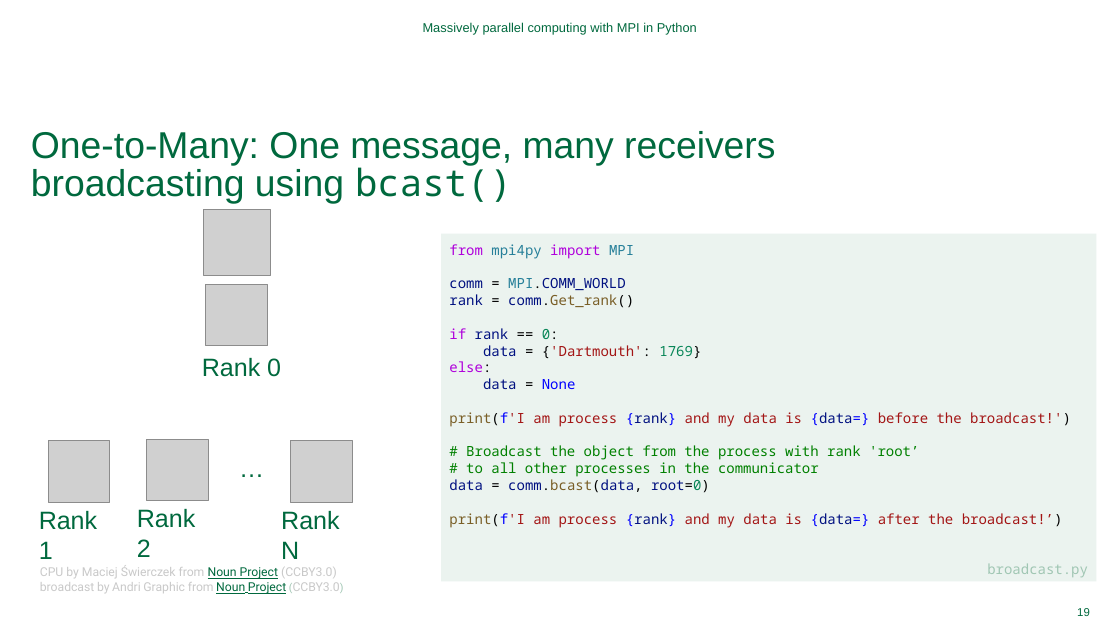
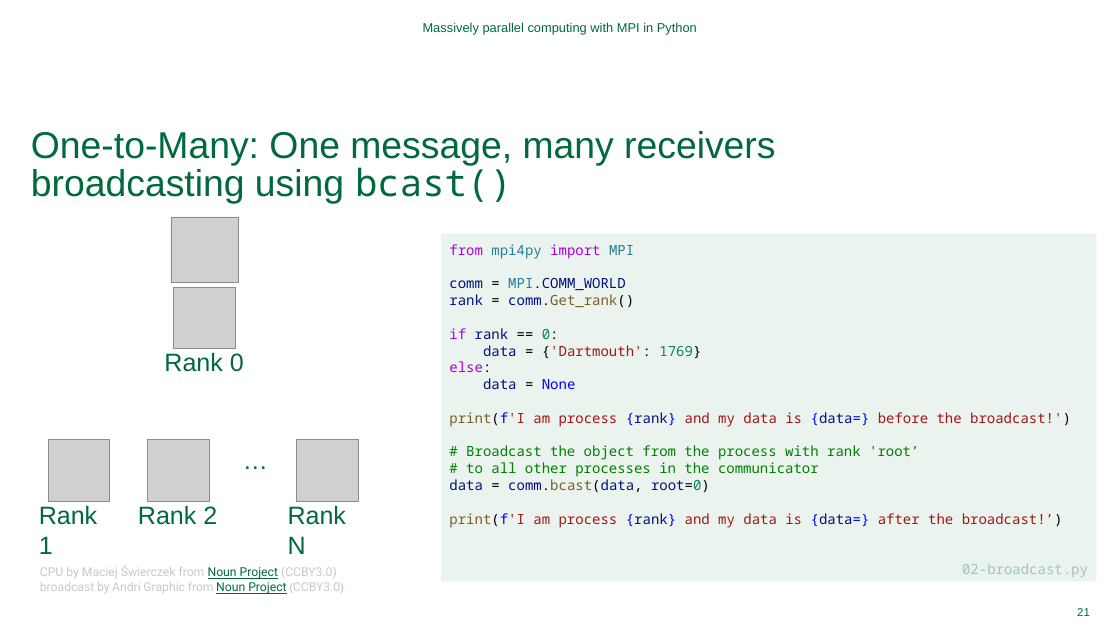
Before and after one commit to Dartmouth-Libraries/distributed-computing-with-python-and-mpi, a slide deck: slide 21 of ppt/Distributed-Computing-with-MPI.pptx (slide 19 before the commit). Drawn at 1120x630 pixels with LibreOffice and Linux fonts; fonts in the diff are those of the drawing; grey boxes stand for pictures; background and template pictures are left out. Boxes give left, top, right and bottom in pixels: in the first picture for what was removed or moved away, otherwise in the second. Text is boxed around its words. In the diff, an @@ line names an element or a change of style, - is before the commit and + after.

```diff
--- a/ppt/Distributed-Computing-with-MPI.pptx
+++ b/ppt/Distributed-Computing-with-MPI.pptx
@@ picture: place and size @@
-picture at (203,209,271,276)
+picture at (171,217,239,283)
@@ picture: place and size @@
-picture at (206,284,268,345)
+picture at (174,287,236,349)
@@ text "Rank 0": place and size @@
-text "Rank 0" at (202,358,281,377)
+text "Rank 0" at (164,353,244,372)
@@ text "…": place and size @@
-text "…" at (231,448,268,486)
+text "…" at (234,440,271,479)
@@ picture: place and size @@
-picture at (291,441,353,502)
+picture at (297,440,359,502)
@@ text "Rank 1": place and size @@
-text "Rank 1" at (39,511,97,559)
+text "Rank 1" at (39,506,97,554)
@@ text "Rank 2" rewrapped from (137,509,195,557) to (138,506,217,525) @@
@@ text "Rank N": place and size @@
-text "Rank N" at (281,511,339,559)
+text "Rank N" at (288,506,346,554)
@@ text in rectangle at (962,563,1088,577): text changed @@
-broadcast.py
+02-broadcast.py
@@ page number at (1077,608,1090,616): text changed @@
-19
+21
```
Also in this commit, not shown: 11 other slides changed, 9 slides added.
